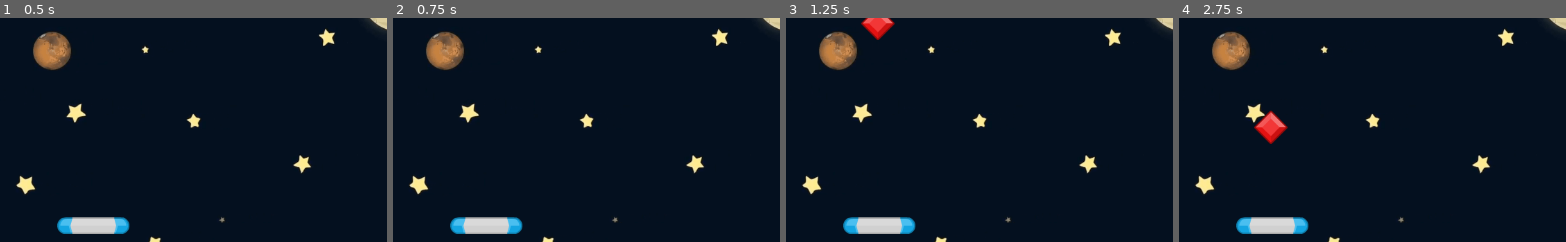
Above: before the commit, frames 1-4 (left to right).
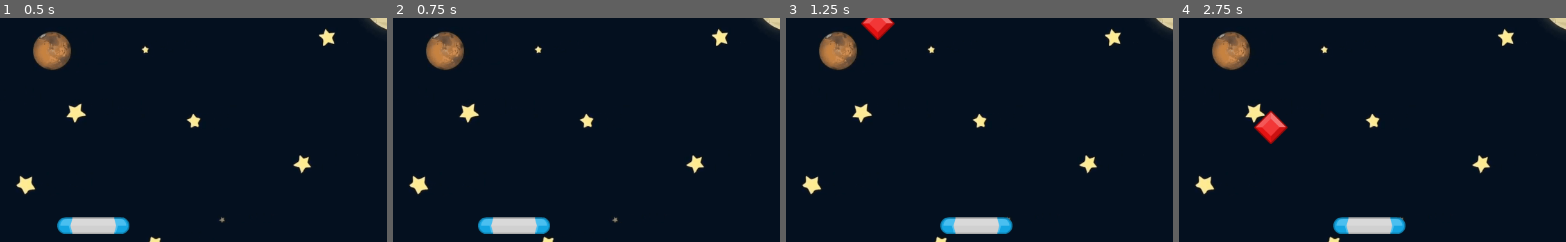
Above: after the commit, the same moments.

Repository: GaliardArt/GemCatcherGodot
Game: Godot game, scene res://Scenes/Game/Game.tscn
Same seed, same stepped clock (60 frames per second), same inputs: the game is played once before the commit and once after it.
Inputs:
- Up to frame 1 (0.5 s): no input
- Up to frame 2 (0.75 s): hold D (move_right, bound only after the commit) from 0.53 s (still down)
- Up to frame 3 (1.25 s): keep holding D (move_right, bound only after the commit)
- Up to frame 4 (2.75 s): release D (move_right, bound only after the commit) at 1.28 s; hold A (move_left, bound only after the commit) 1.28-2.03 s; hold D (move_right, bound only after the commit) from 2.03 s (still down)
The pictures show only the part of the screen within x 40-90%, y 42-92%; the shares and areas given below are measured in that part.

Frame 1 is identical in both runs. In frame 2, 1.6% of the frame differs, in the area x 14-41%, y 88-97%; in frame 3, 2.7%, in the area x 14-59%, y 88-97%; in frame 4, 2.7%.

Commit message:
Paddle Movment, and Input Config

Diff:
--- a/Scenes/Paddle/Paddle.gd
+++ b/Scenes/Paddle/Paddle.gd
@@ -1,5 +1,7 @@
 extends Area2D
 
+
+const SPEED: float = 200
 
 # Called when the node enters the scene tree for the first time.
 func _ready() -> void:
@@ -8,4 +10,11 @@
 
 # Called every frame. 'delta' is the elapsed time since the previous frame.
 func _process(delta: float) -> void:
-	pass
+	#if Input.is_action_pressed("move_left") == true :
+	#	position.x -= SPEED * delta
+	#if Input.is_action_pressed("move_right") == true:
+	#	position.x += SPEED * delta
+
+	var movement: float = Input.get_axis("move_left", "move_right")
+	position.x += SPEED * delta * movement
+	position.x = clampf(position.x, 45, get_viewport_rect().end.x-45)
--- a/Scenes/Paddle/Paddle.tscn
+++ b/Scenes/Paddle/Paddle.tscn
@@ -1,12 +1,14 @@
-[gd_scene load_steps=3 format=3 uid="uid://c0vqtgpuv4yij"]
+[gd_scene load_steps=4 format=3 uid="uid://c0vqtgpuv4yij"]
 
 [ext_resource type="Texture2D" uid="uid://byawai5yup5vi" path="res://assets/paddleBlu.png" id="1_p4bap"]
+[ext_resource type="Script" uid="uid://8oe0lniu17aw" path="res://Scenes/Paddle/Paddle.gd" id="1_wuola"]
 
 [sub_resource type="CapsuleShape2D" id="CapsuleShape2D_wuola"]
 radius = 12.0
 height = 104.0
 
 [node name="Paddle" type="Area2D"]
+script = ExtResource("1_wuola")
 
 [node name="Sprite2D" type="Sprite2D" parent="."]
 texture = ExtResource("1_p4bap")
--- a/project.godot
+++ b/project.godot
@@ -28,11 +28,15 @@
 
 move_left={
 "deadzone": 0.2,
-"events": []
+"events": [Object(InputEventKey,"resource_local_to_scene":false,"resource_name":"","device":-1,"window_id":0,"alt_pressed":false,"shift_pressed":false,"ctrl_pressed":false,"meta_pressed":false,"pressed":false,"keycode":0,"physical_keycode":65,"key_label":0,"unicode":97,"location":0,"echo":false,"script":null)
+, Object(InputEventJoypadMotion,"resource_local_to_scene":false,"resource_name":"","device":-1,"axis":0,"axis_value":-1.0,"script":null)
+]
 }
 move_right={
 "deadzone": 0.2,
-"events": []
+"events": [Object(InputEventKey,"resource_local_to_scene":false,"resource_name":"","device":-1,"window_id":0,"alt_pressed":false,"shift_pressed":false,"ctrl_pressed":false,"meta_pressed":false,"pressed":false,"keycode":0,"physical_keycode":68,"key_label":0,"unicode":100,"location":0,"echo":false,"script":null)
+, Object(InputEventJoypadMotion,"resource_local_to_scene":false,"resource_name":"","device":-1,"axis":0,"axis_value":1.0,"script":null)
+]
 }
 
 [rendering]
